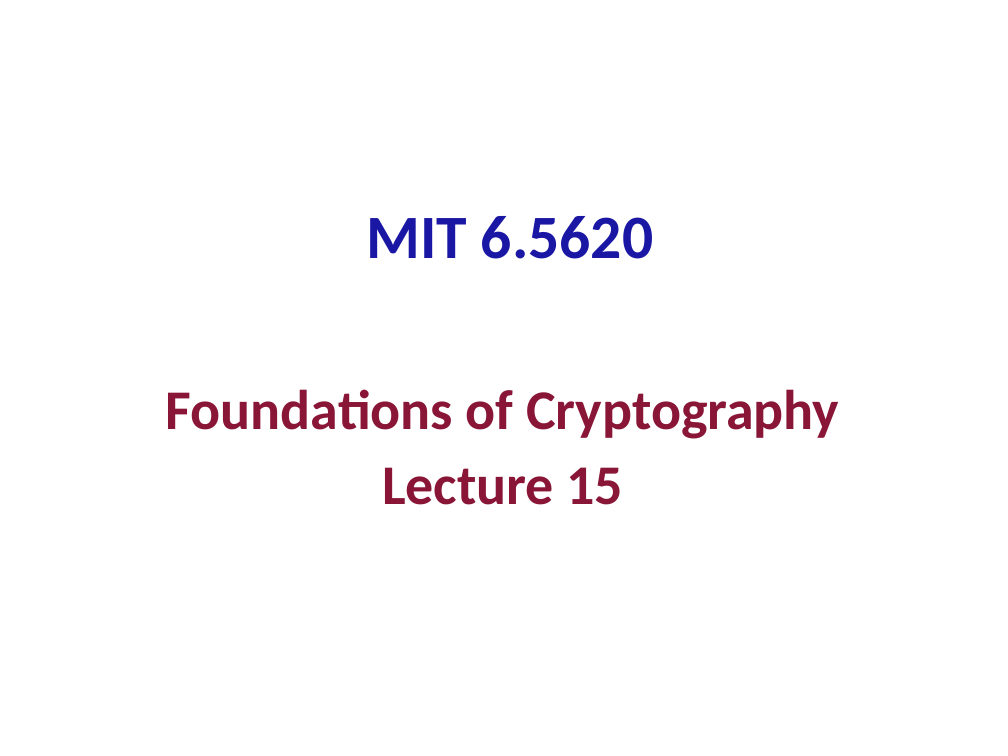
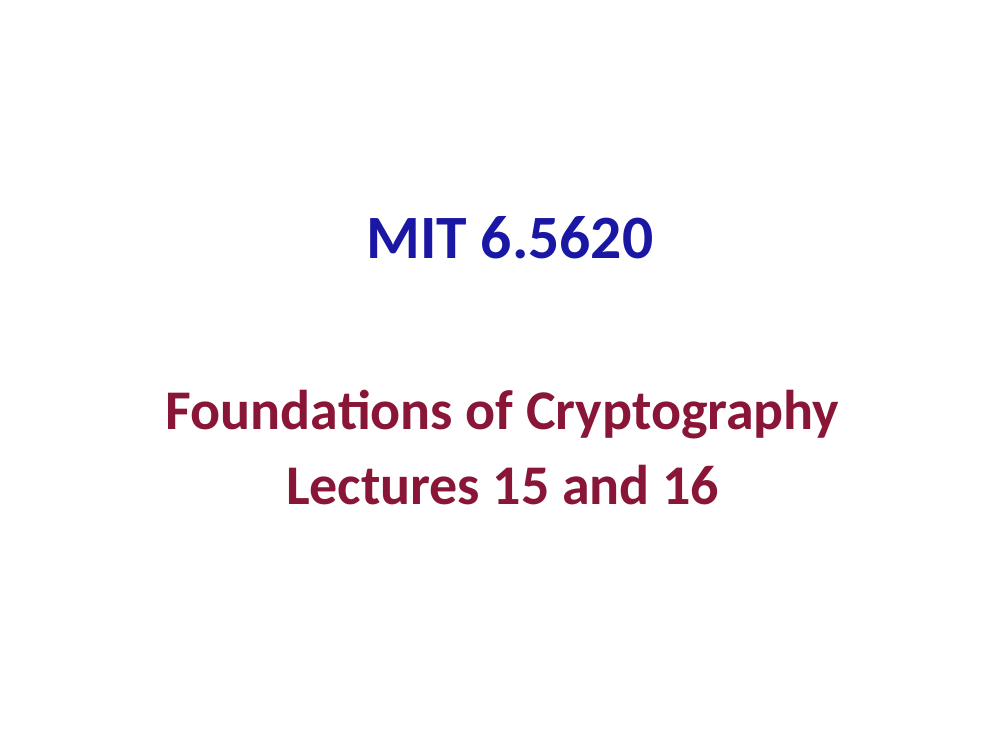
Before and after one commit to mit6875/mit6875.github.io, a slide deck: slide 1 of Slides-2026/lec15+16.pptx. Drawn at 1008x756 pixels with LibreOffice and Linux fonts; fonts in the diff are those of the drawing. Boxes give left, top, right and bottom in pixels: in the first picture for what was removed or moved away, otherwise in the second. Text is boxed around its words. In the diff, an @@ line names an element or a change of style, - is before the commit and + after.

Commit message:
upload lec 15+16 slides

```diff
--- a/Slides-2026/lec15+16.pptx
+++ b/Slides-2026/lec15+16.pptx
@@ text at (x1=286, y1=464, x2=719, y2=505): text changed @@
-Lecture 15
+Lectures 15 and 16
```
